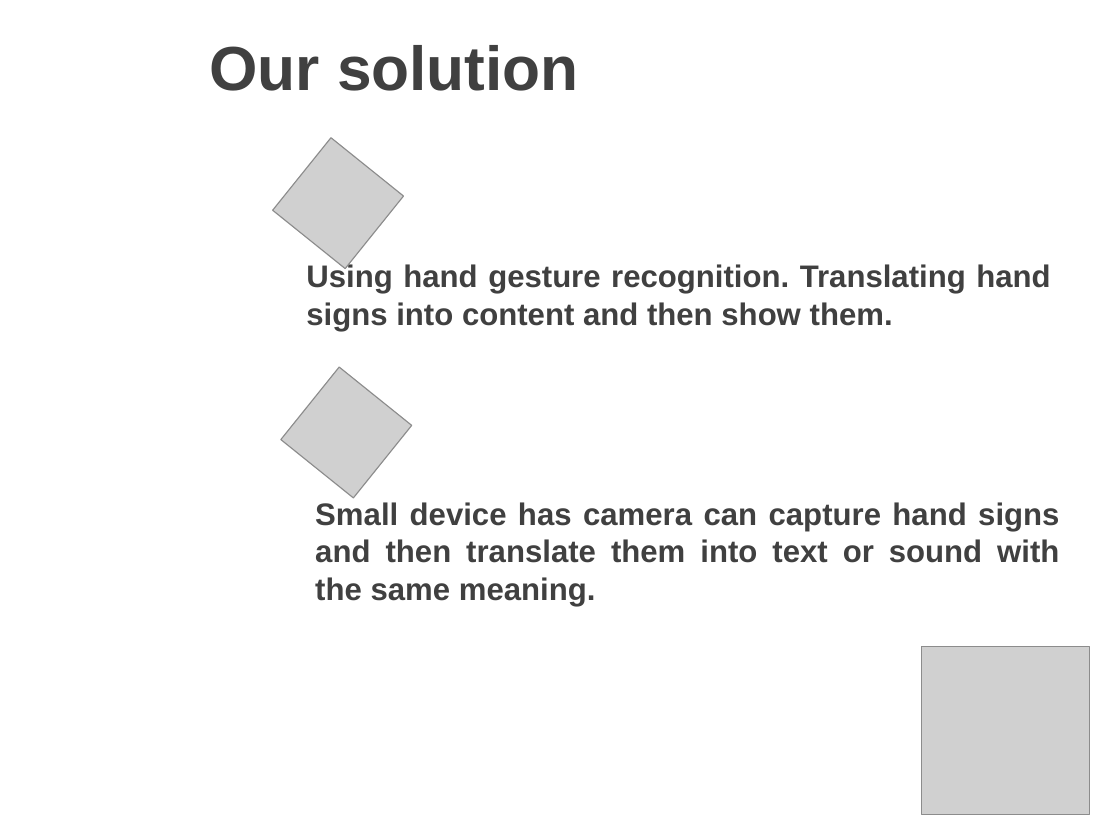
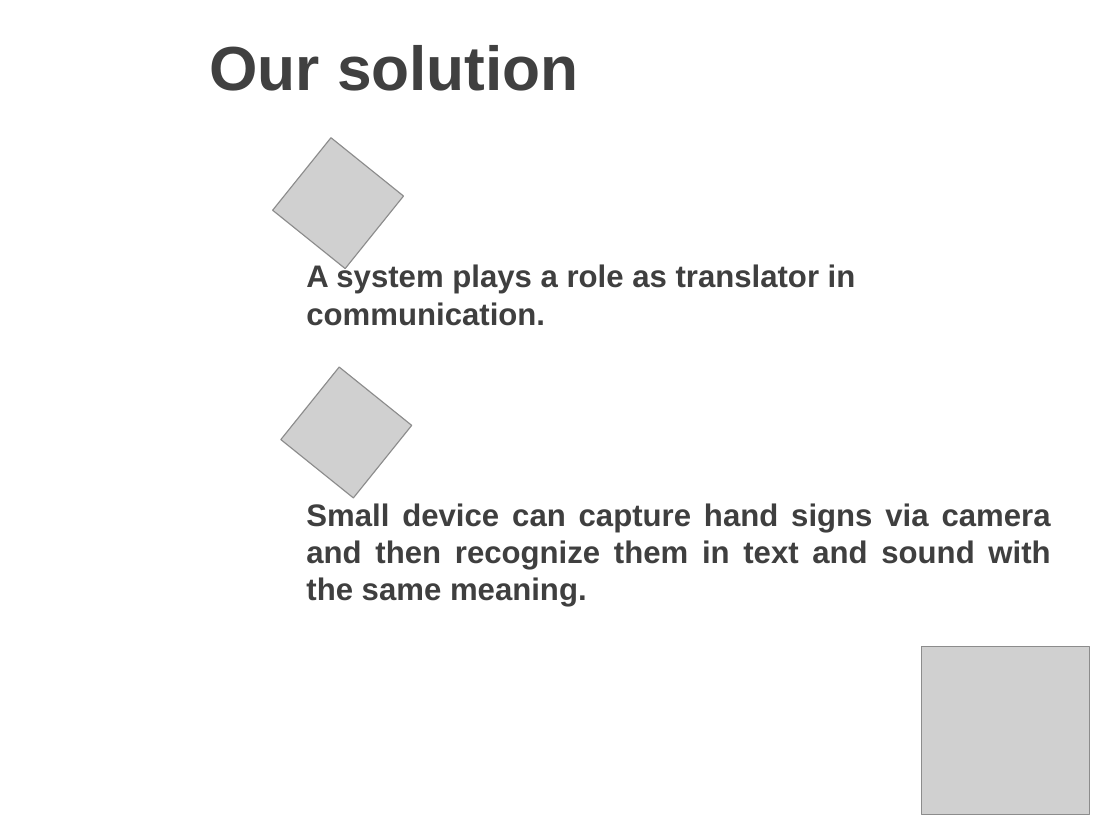
Before and after one commit to nicknguyen071093/CapstoneProject, a slide deck: slide 5 of Thuyettrinh/PPGroup 5.pptx. Drawn at 1120x840 pixels with LibreOffice and Linux fonts; fonts in the diff are those of the drawing; grey boxes stand for pictures; background and template pictures are left out. Boxes give left, top, right and bottom in pixels: in the first picture for what was removed or moved away, otherwise in the second. Text is boxed around its words. In the diff, an @@ line names an element or a change of style, - is before the commit and + after.

```diff
--- a/Thuyettrinh/PPGroup 5.pptx
+++ b/Thuyettrinh/PPGroup 5.pptx
@@ text at box(306, 262, 856, 326): text changed; text colour #404040 to #3F3F3F @@
-Using hand gesture recognition. Translating hand signs into content and then show them.
+A system plays a role as translator in communication.
@@ text at box(306, 503, 1051, 607): text changed; text colour #404040 to #3F3F3F @@
-Small device has camera can capture hand signs and then translate them into text or sound with the same meaning.
+Small device can capture hand signs via camera and then recognize them in text and sound with the same meaning.
```
Also in this commit, not shown: 9 other slides changed, 12 slides added, 9 slides removed.
